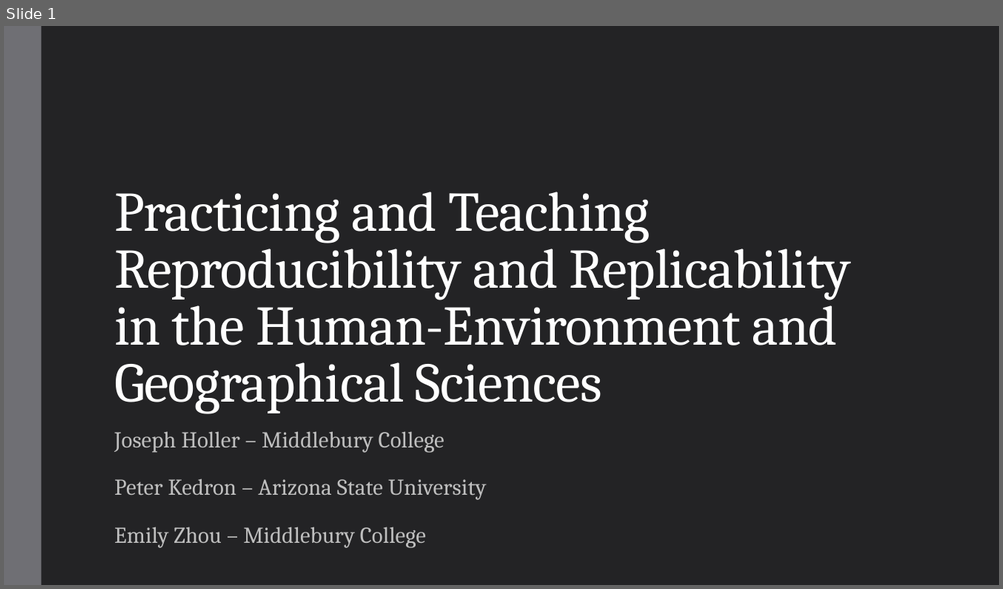
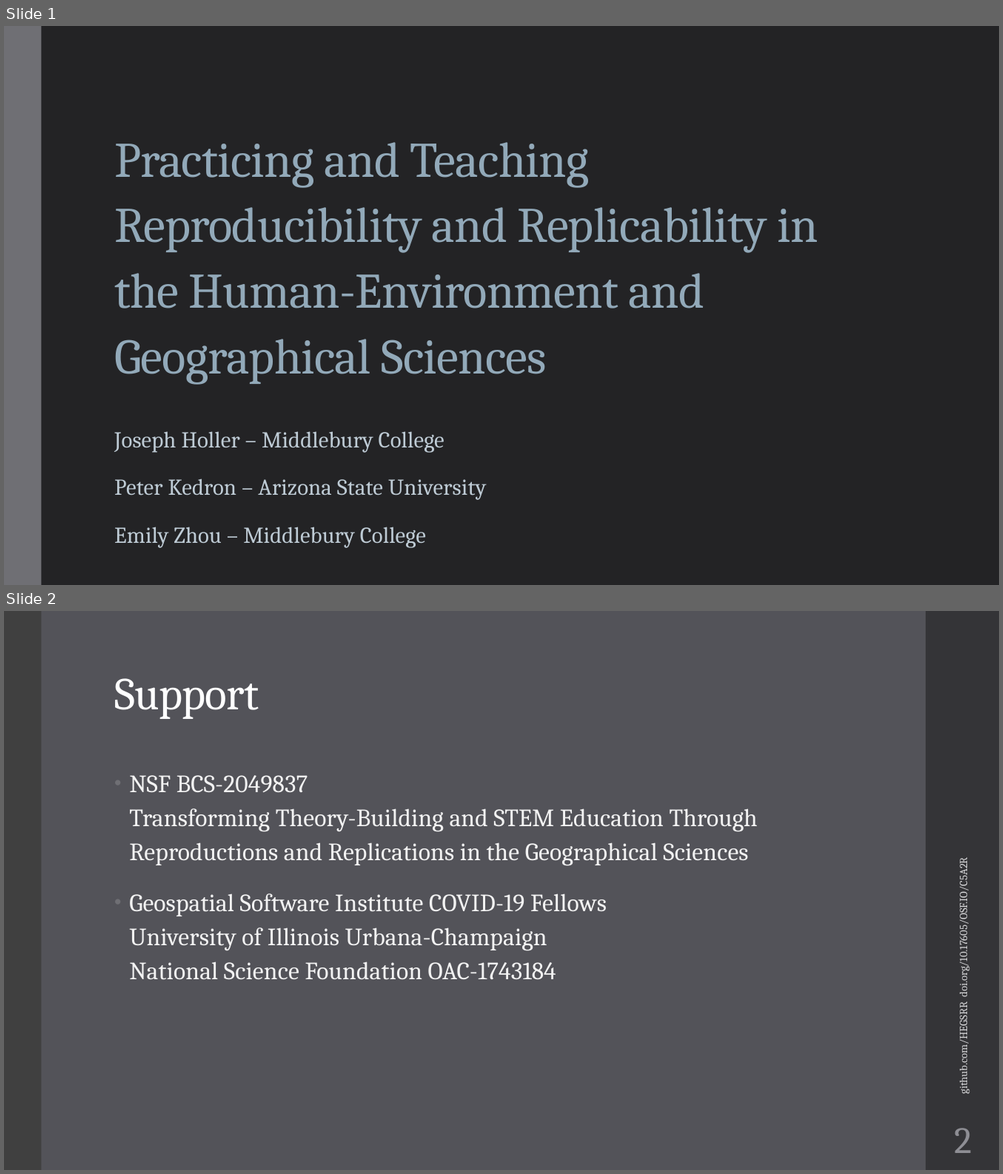
Before and after one commit to HEGSRR/UCGIS-Workshop, a slide deck: 01_Introduction.pptx. Shown one above the other, each under a label of ours: slide 1 before the commit, slides 1 and 2 after it. The pictures are 1003x589 and 1003x1174 pixels, drawn with LibreOffice and Linux fonts; fonts in the diff are those of the drawing. Boxes give left, top, right and bottom in pixels: in the first picture for what was removed or moved away, otherwise in the second. Text is boxed around its words. In the diff, an @@ line names an element or a change of style, - is before the commit and + after.

```diff
--- a/01_Introduction.pptx
+++ b/01_Introduction.pptx
@@ slide 2 added at [4, 611, 999, 1170], background #535359 @@
@@ rectangle added at [4, 611, 41, 1170], fill #404040 @@
@@ rectangle added at [925, 611, 999, 1170], fill #353537 @@
@@ title added at [114, 678, 259, 719], 44 pt, text #FFFFFF @@
+Support
@@ text added at [129, 809, 757, 980], 24 pt, text #F2F2F2 @@
+• NSF BCS-2049837
+  Transforming Theory-Building and STEM Education Through Reproductions and Replications in the Geographical Sciences
+• Geospatial Software Institute COVID-19 Fellows
+  University of Illinois Urbana-Champaign
+  National Science Foundation OAC-1743184
@@ text added at [956, 871, 970, 1092], 10.5 pt, text #D9D9DB @@
+github.com/HEGSRR doi.org/10.17605/OSF.IO/C5A2R
@@ page number added at [953, 1128, 971, 1153], 36 pt, text #8E8E94 @@
+2
@@ slide 1 changed as well @@
@@ title "Practicing and Teaching Reproducibility and ..." at [114, 142, 817, 385]: size 54 to 48 pt, text colour #FFFFFF to #92A9B9; line spacing 0.85 to 1.1; vertical alignment bottom to middle @@
@@ subtitle "Joseph Holler – Middlebury College" at [114, 432, 486, 548]: text colour #BFBFBF to #BECBD5 @@
```
Also in this commit, not shown: 8 other slides added, 1 slide removed, 2 other files.
